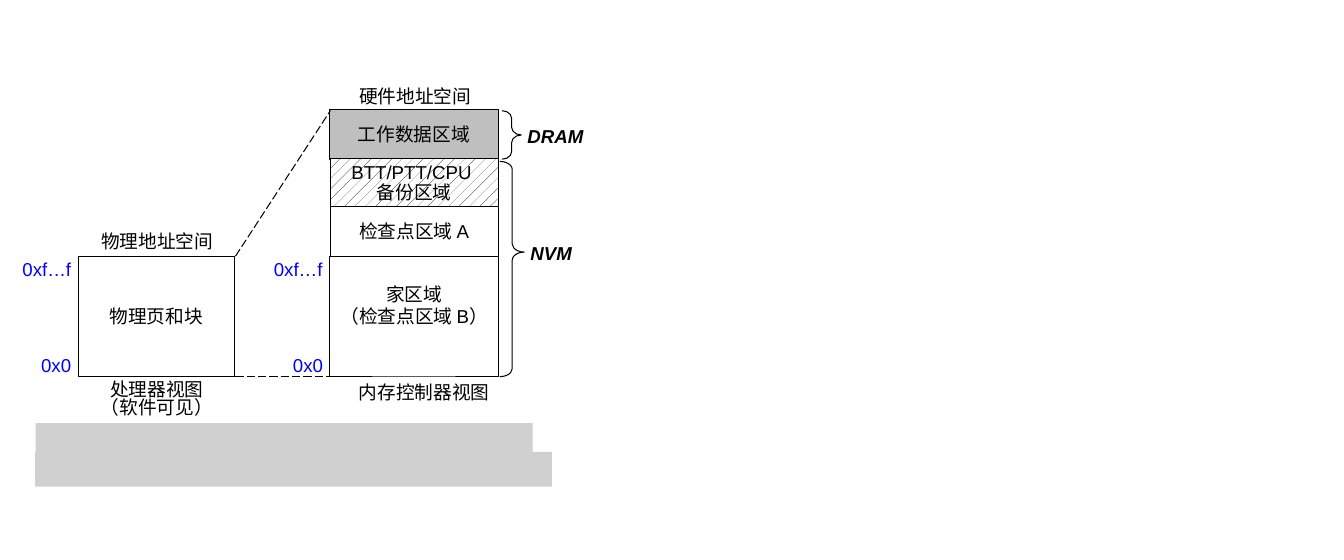
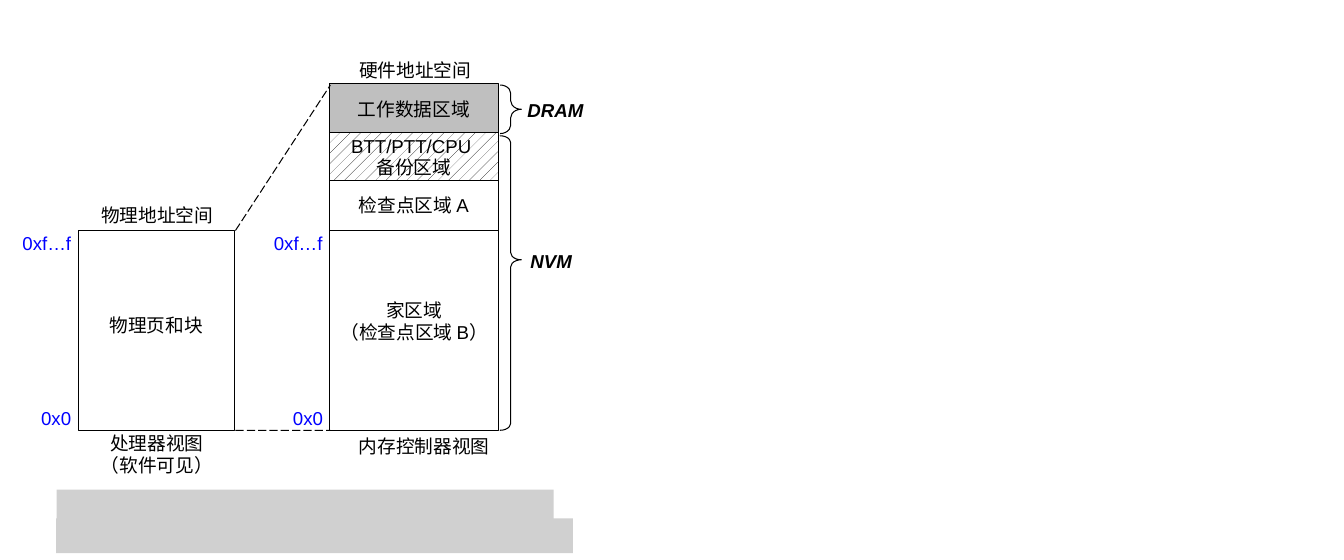
Before and after one commit to basicthinker/thuthesis, a slide deck: slide 1 of figures/addr-space.pptx. Drawn at 1344x560 pixels with LibreOffice and Linux fonts; fonts in the diff are those of the drawing; grey boxes stand for pictures. Boxes give left, top, right and bottom in pixels: in the first picture for what was removed or moved away, otherwise in the second. Text is boxed around its words. In the diff, an @@ line names an element or a change of style, - is before the commit and + after.

```diff
--- a/figures/addr-space.pptx
+++ b/figures/addr-space.pptx
@@ 5 texts, 3 rectangles, 1 line, 1 left brace: place and size @@
-5 texts, 3 rectangles, 1 line, 1 left brace at box(22, 87, 583, 277)
+5 texts, 3 rectangles, 1 line, 1 left brace at box(22, 61, 583, 251)
@@ left brace: place and size @@
-left brace at box(500, 161, 524, 376)
+left brace at box(500, 136, 521, 430)
@@ rectangle: place and size @@
-rectangle at box(78, 256, 234, 376)
+rectangle at box(78, 231, 234, 430)
@@ rectangle: place and size @@
-rectangle at box(330, 256, 498, 376)
+rectangle at box(330, 231, 498, 431)
@@ text "NVM": place and size @@
-text "NVM" at box(530, 247, 571, 260)
+text "NVM" at box(530, 255, 571, 268)
@@ text "家区域 （检查点区域 B）": place and size @@
-text "家区域 （检查点区域 B）" at box(340, 285, 488, 325)
+text "家区域 （检查点区域 B）" at box(340, 301, 488, 341)
@@ text "物理页和块": place and size @@
-text "物理页和块" at box(110, 307, 203, 325)
+text "物理页和块" at box(110, 316, 203, 334)
@@ picture removed at box(36, 423, 533, 459) @@
@@ text "处理器视图": place and size @@
-text "处理器视图" at box(101, 380, 213, 416)
+text "处理器视图" at box(101, 434, 213, 474)
@@ 3 texts, 1 line: place and size @@
-3 texts, 1 line at box(41, 359, 490, 401)
+3 texts, 1 line at box(41, 412, 490, 455)
@@ picture removed at box(35, 452, 552, 486) @@
@@ text at box(101, 456, 213, 474): line spacing 16.6pt to 1 @@
@@ picture added at box(57, 490, 554, 526) @@
@@ picture added at box(56, 518, 573, 553) @@
```
Also in this commit, not shown: 11 other files.
